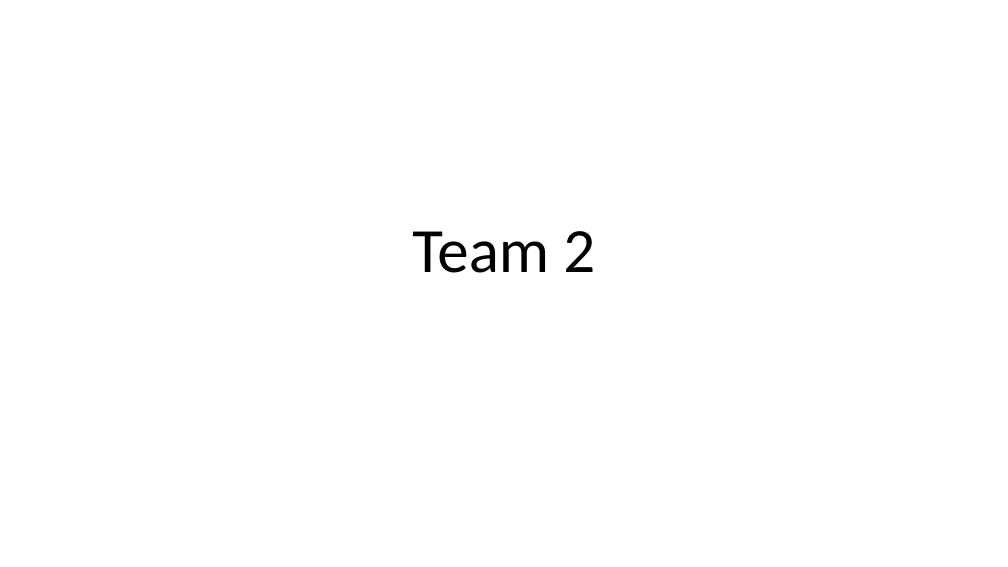
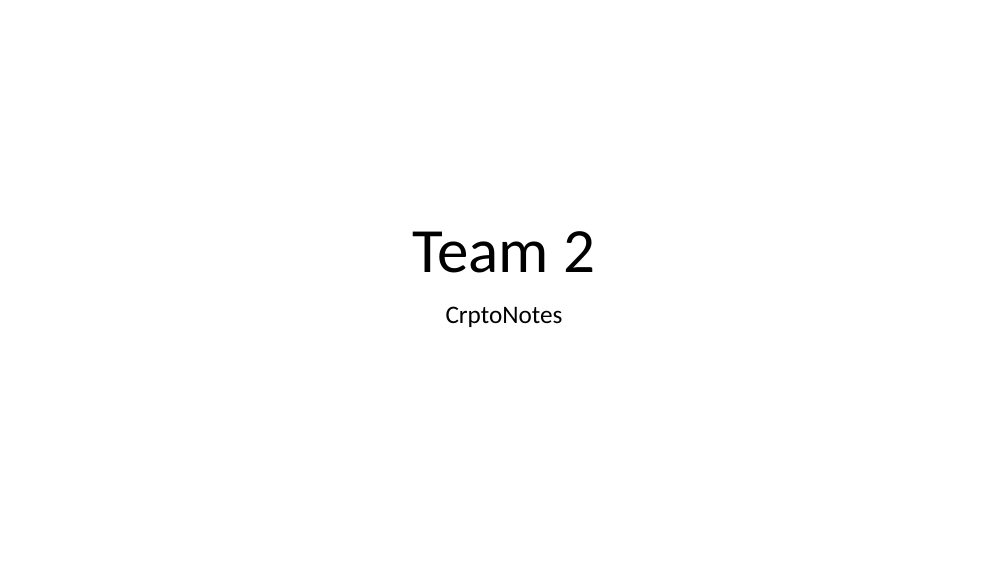
Before and after one commit to Dwaddle26/EncryptNotes, a slide deck: slide 1 of Team_2_Presentation_1.pptx. Drawn at 1008x567 pixels with LibreOffice and Linux fonts; fonts in the diff are those of the drawing. Boxes give left, top, right and bottom in pixels: in the first picture for what was removed or moved away, otherwise in the second. Text is boxed around its words. In the diff, an @@ line names an element or a change of style, - is before the commit and + after.

```diff
--- a/Team_2_Presentation_1.pptx
+++ b/Team_2_Presentation_1.pptx
@@ subtitle added at [446,306,563,327], 24 pt, text #000000 @@
+CrptoNotes
```
